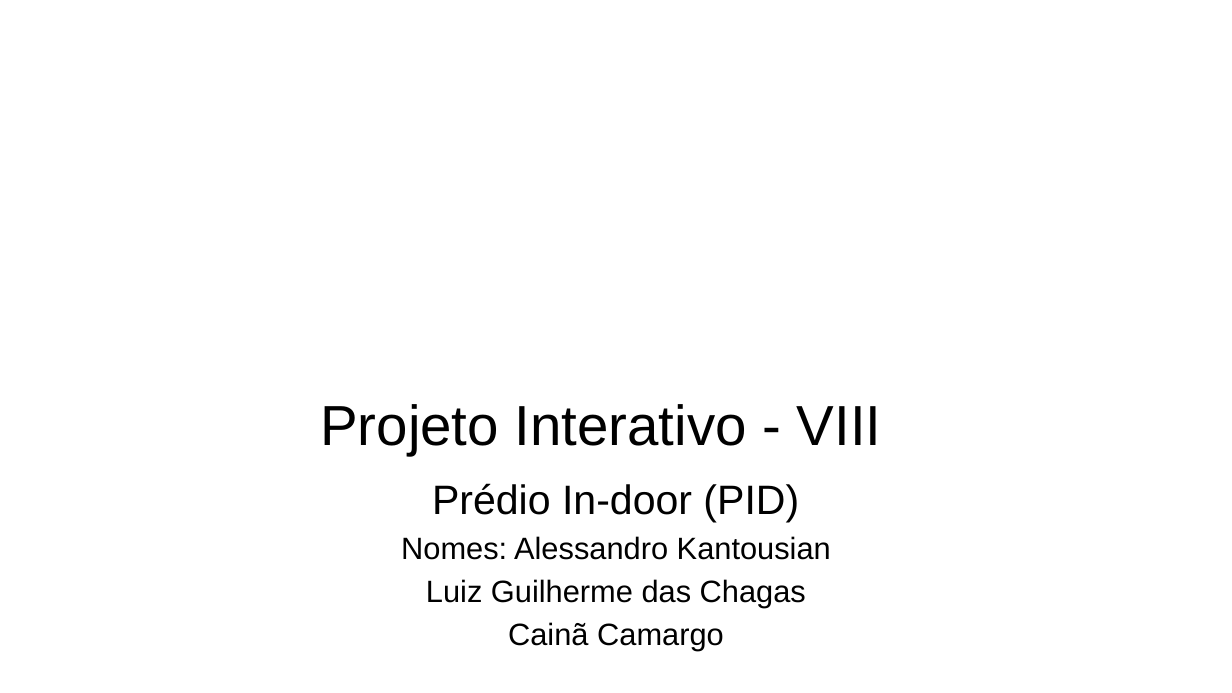
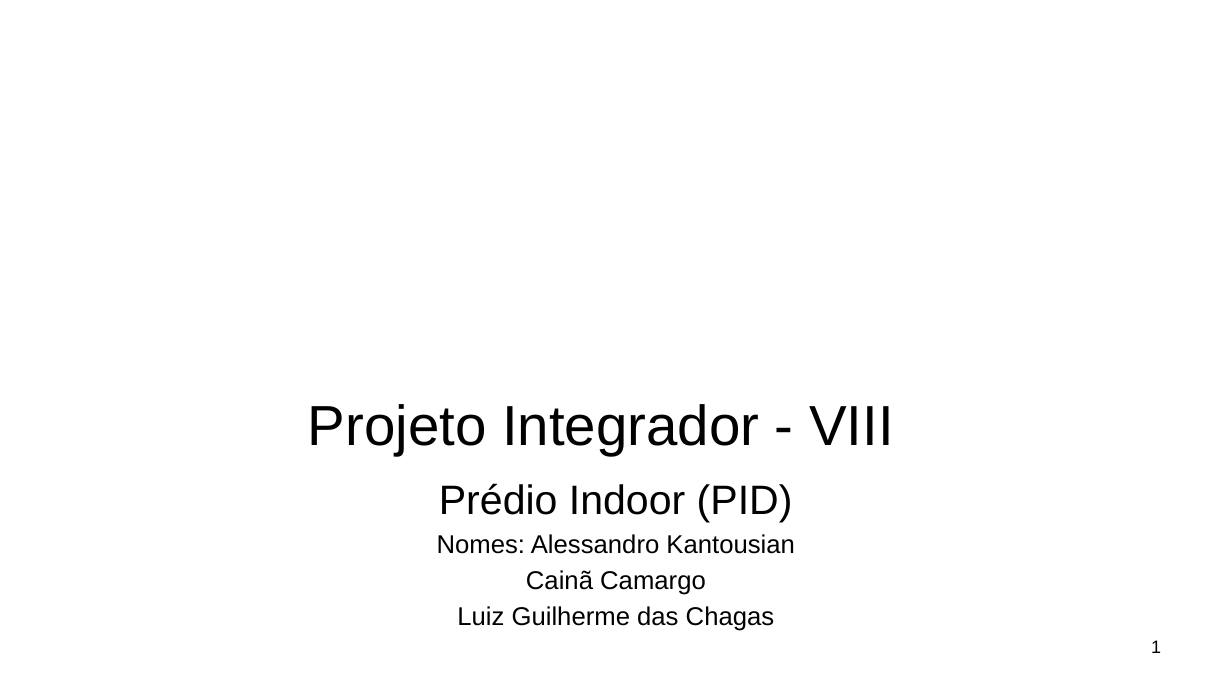
Before and after one commit to Guigajks/PI-VIII, a slide deck: slide 1 of Documentação/Apresentação Projeto PID.pptx. Drawn at 1232x693 pixels with LibreOffice and Linux fonts; fonts in the diff are those of the drawing; background and template pictures are left out. Boxes give left, top, right and bottom in pixels: in the first picture for what was removed or moved away, otherwise in the second. Text is boxed around its words. In the diff, an @@ line names an element or a change of style, - is before the commit and + after.

```diff
--- a/Documentação/Apresentação Projeto PID.pptx
+++ b/Documentação/Apresentação Projeto PID.pptx
@@ title at <box>308,404,894,455</box>: text changed @@
-Projeto Interativo - VIII
+Projeto Integrador - VIII
@@ subtitle at <box>439,483,793,522</box>: text changed @@
-Prédio In-door (PID)
+Prédio Indoor (PID)
@@ subtitle at <box>437,534,795,631</box>: size 24 to 20 pt in "Nomes: Alessandro Kantousian", "Luiz Guilherme das Chagas" @@
@@ subtitle at <box>526,570,706,595</box>: paragraph added @@
+Cainã Camargo
@@ subtitle at <box>508,622,724,651</box>: paragraph removed @@
-Cainã Camargo
@@ page number added at <box>1151,640,1161,653</box>, 14 pt, text #000000 @@
+1
```
Also in this commit, not shown: 11 other slides changed, 7 slides added, 6 other files.
